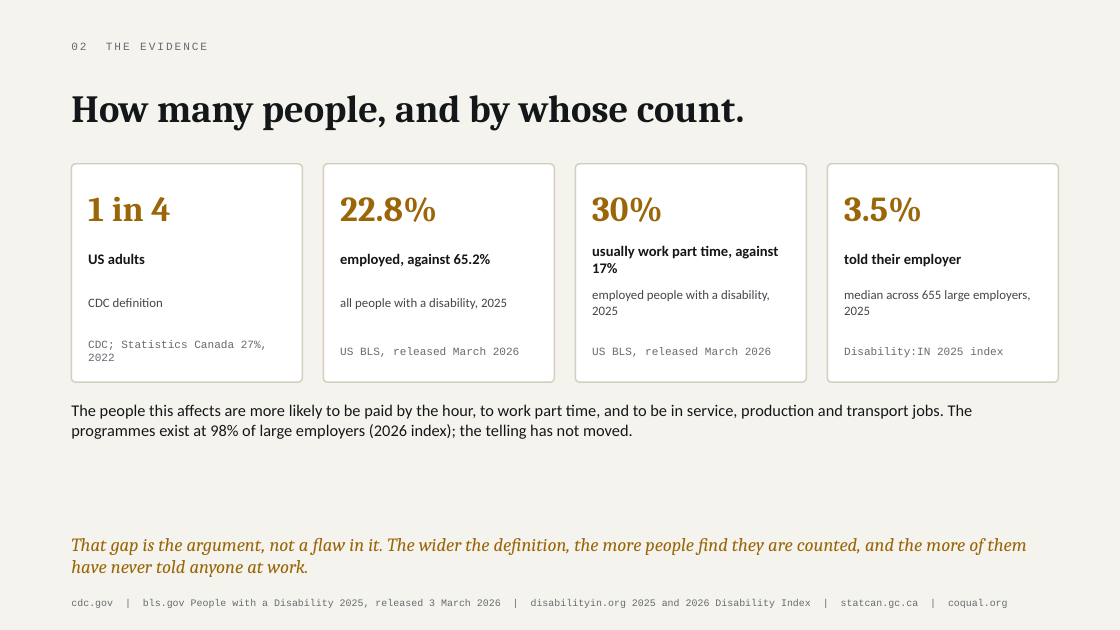
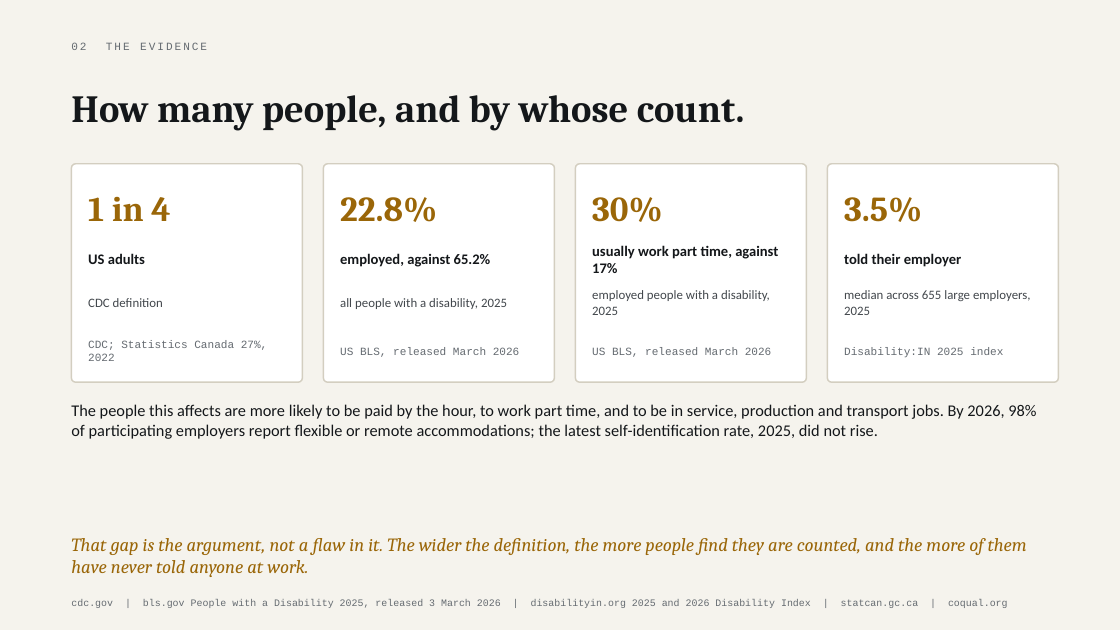
Before and after one commit to parthsevak2/curb-cut, a slide deck: slide 10 of submission/Curb-Cut.pptx. Drawn at 1120x630 pixels with LibreOffice and Linux fonts; fonts in the diff are those of the drawing. Boxes give left, top, right and bottom in pixels: in the first picture for what was removed or moved away, otherwise in the second. Text is boxed around its words. In the diff, an @@ line names an element or a change of style, - is before the commit and + after.

```diff
--- a/submission/Curb-Cut.pptx
+++ b/submission/Curb-Cut.pptx
@@ text at (x1=71, y1=404, x2=1036, y2=439): text changed @@
-The people this affects are more likely to be paid by the hour, to work part time, and to be in service, production and transport jobs. The programmes exist at 98% of large employers (2026 index); the telling has not moved.
+The people this affects are more likely to be paid by the hour, to work part time, and to be in service, production and transport jobs. By 2026, 98% of participating employers report flexible or remote accommodations; the latest self-identification rate, 2025, did not rise.
```
Also in this commit, not shown: 4 other slides changed, 1 other file.
